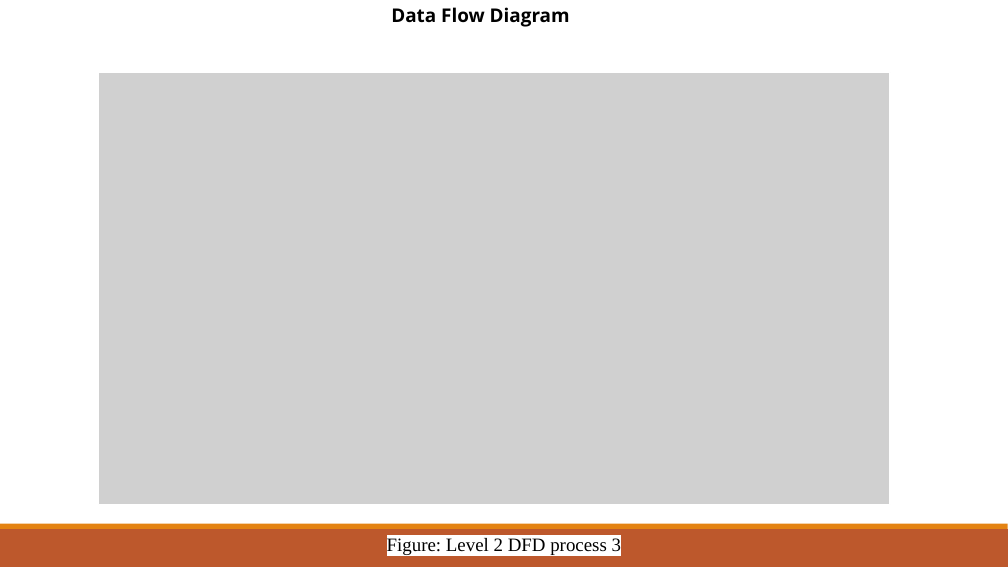
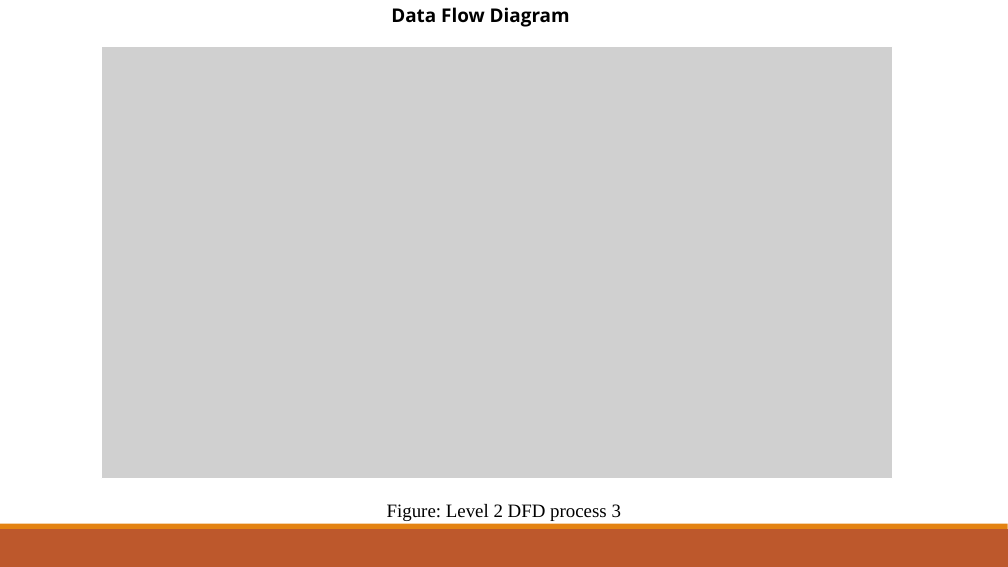
Before and after one commit to ashraful009/FlatSell, a slide deck: slide 42 of PPT for defence.pptx (slide 40 before the commit). Drawn at 1008x567 pixels with LibreOffice and Linux fonts; fonts in the diff are those of the drawing; grey boxes stand for pictures. Boxes give left, top, right and bottom in pixels: in the first picture for what was removed or moved away, otherwise in the second. Text is boxed around its words. In the diff, an @@ line names an element or a change of style, - is before the commit and + after.

```diff
--- a/PPT for defence.pptx
+++ b/PPT for defence.pptx
@@ picture: place and size @@
-picture at [99,72,891,504]
+picture at [101,46,893,479]
@@ text "Figure: Level 2 DFD process ...": place and size @@
-text "Figure: Level 2 DFD process ..." at [387,538,621,555]
+text "Figure: Level 2 DFD process ..." at [387,504,621,521]
```
Also in this commit, not shown: 16 other slides changed, 2 slides added, 23 other files.
